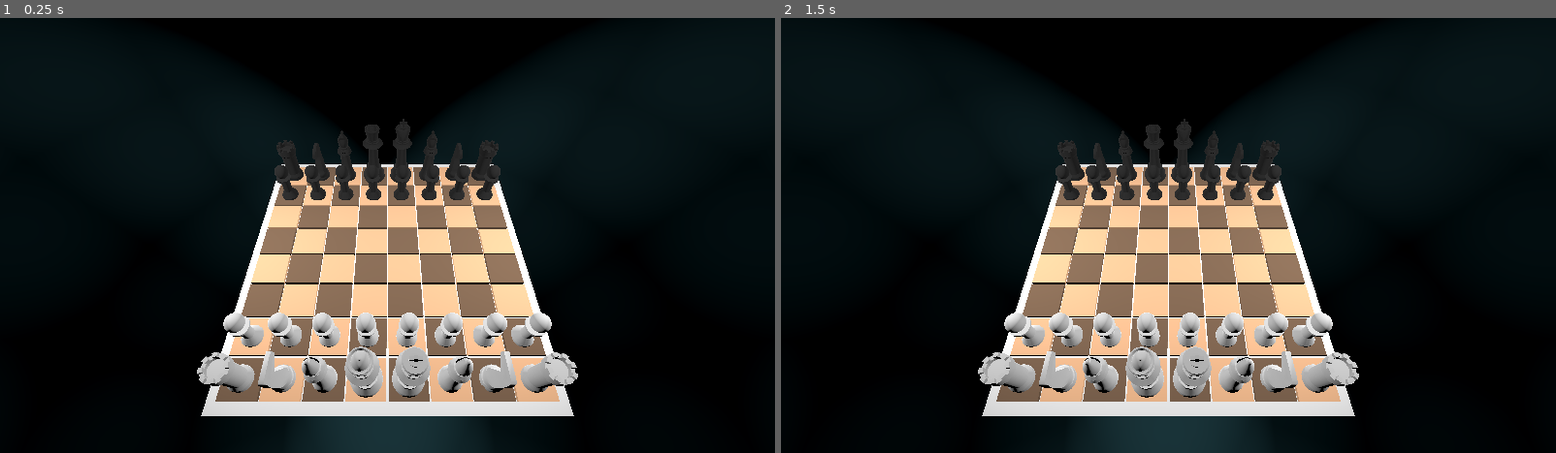
Above: before the commit, frames 1-2 (left to right).
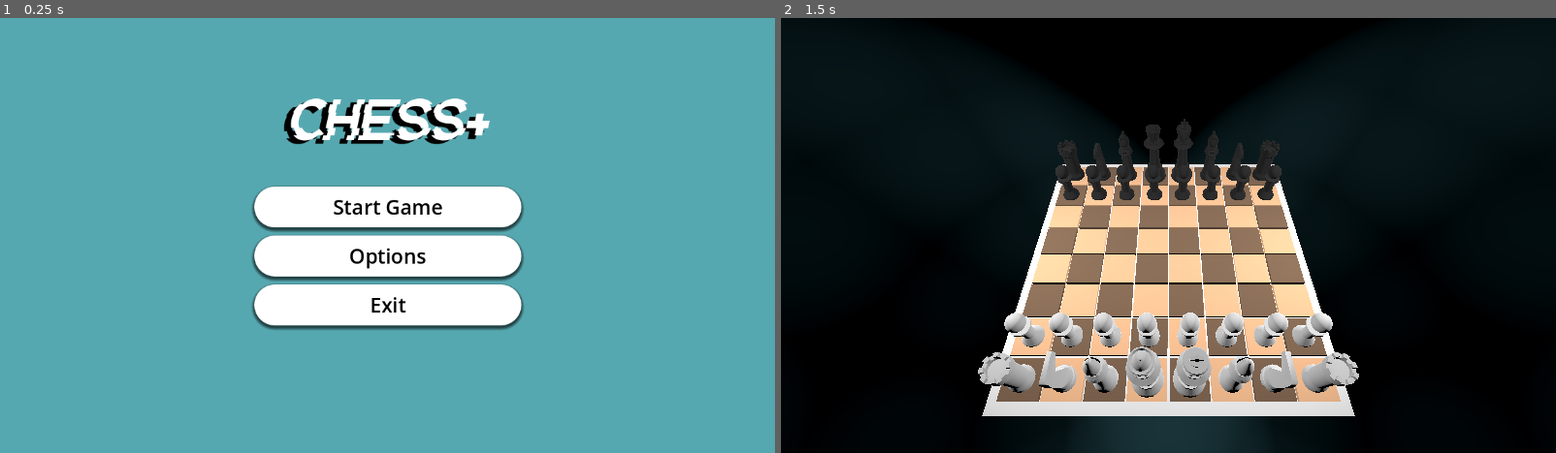
Above: after the commit, the same moments.

Repository: TheLuckyKing25/chess_plus
Game: Godot game, scene res://MainMenu.tscn
Two runs of this game, one before a commit and one after it. Both use one fixed random seed, a clock stepped at 60 frames per second and the inputs below. Before the commit the project starts from res://scenes/gameEnvironment.tscn.
Inputs (mouse positions are in pixels of both pictures, inside the frame that each line leads up to):
- Up to frame 1 (0.25 s): no input
- Up to frame 2 (1.5 s): click (1168, 205) at 0.5 s, where only the run after the commit has a clickable "Start Game"; tap Enter at 1.25 s; move the mouse to (1339, 213) at 1.27 s; click (1339, 213) at 1.42 s

The runs differ from the first frame. In frame 1, 99% of the frame differs, in the area x 0-100%, y 0-100%; in frame 2, nothing differs.

Commit message:
Refactor game initialization
Merged main into Menus-and-UI's to stay up-to-date
Moved _ready from global.gd to new script attached to node3d
Renamed Pointer in main menu to correctly point to updated gameEnvironment

Diff:
--- a/main_menu.gd
+++ b/main_menu.gd
@@ -1,8 +1,7 @@
 extends Control
 
-
 func _on_start_pressed():
-	get_tree().change_scene_to_file("res://node_3d.tscn")
+	get_tree().change_scene_to_file("res://scenes/gameEnvironment.tscn")
 
 
 func _on_settings_pressed():
--- a/project.godot
+++ b/project.godot
@@ -11,7 +11,7 @@
 [application]
 
 config/name="Chess_Plus"
-run/main_scene="uid://h7v0gyqyq0h7"
+run/main_scene="uid://camv04tw28yjr"
 config/features=PackedStringArray("4.4", "Forward Plus")
 config/icon="res://icon.svg"
 
--- a/scenes/gameEnvironment.tscn
+++ b/scenes/gameEnvironment.tscn
@@ -1,5 +1,6 @@
-[gd_scene load_steps=6 format=3 uid="uid://h7v0gyqyq0h7"]
+[gd_scene load_steps=7 format=3 uid="uid://h7v0gyqyq0h7"]
 
+[ext_resource type="Script" uid="uid://bafu7f1jjujaj" path="res://scenes/game_environment.gd" id="1_hlv2s"]
 [ext_resource type="PackedScene" uid="uid://vqvs470xc1lw" path="res://scenes/Board.tscn" id="1_wsj4q"]
 
 [sub_resource type="StandardMaterial3D" id="StandardMaterial3D_noarx"]
@@ -21,6 +22,7 @@
 [sub_resource type="StandardMaterial3D" id="StandardMaterial3D_wsj4q"]
 
 [node name="Node3D" type="Node3D"]
+script = ExtResource("1_hlv2s")
 
 [node name="SpotLight3D" type="SpotLight3D" parent="."]
 transform = Transform3D(0.70716, -0.00881363, -0.706999, 0.707054, 0.00863876, 0.707107, -0.000124588, -0.999924, 0.0123407, -8, 6, 0)
--- /dev/null
+++ b/scenes/game_environment.gd
@@ -0,0 +1,11 @@
+extends Node3D
+
+
+var board_object = null
+var board = null
+
+func _ready() -> void:
+	# Pass the Board node to the global singleton
+	board_object = $"/root/Node3D/BoardBottom/Board"
+	Global.board = Board.new(board_object)
+	print("Board initialized from Game scene")
--- a/scripts/global.gd
+++ b/scripts/global.gd
@@ -3,11 +3,10 @@
 var board_object = null
 var board = null
 
-func _ready() -> void:
-	board_object = $"/root/Node3D/BoardBottom/Board"
-	board = Board.new(board_object)
+func _process(delta: float) -> void:
+	if board == null:
+		return  # Do nothing if not in-game
 
-func _process(delta: float) -> void:
 	if board.selected_piece != null \
 	and board.selected_tile != null and board.is_valid_move():
 		print(
--- a/scripts/selection.gd
+++ b/scripts/selection.gd
@@ -29,7 +29,8 @@
 		event_position: Vector3, normal: Vector3, shape_idx: int
 ) -> void:
 	if (
-			Global.board.selected_piece != null
+			Global.board != null
+			and Global.board.selected_piece != null
 			and event is InputEventMouseButton
 			and event.is_pressed()
 			and event.button_index == MOUSE_BUTTON_LEFT
Not shown, added: scenes/game_environment.gd.uid
